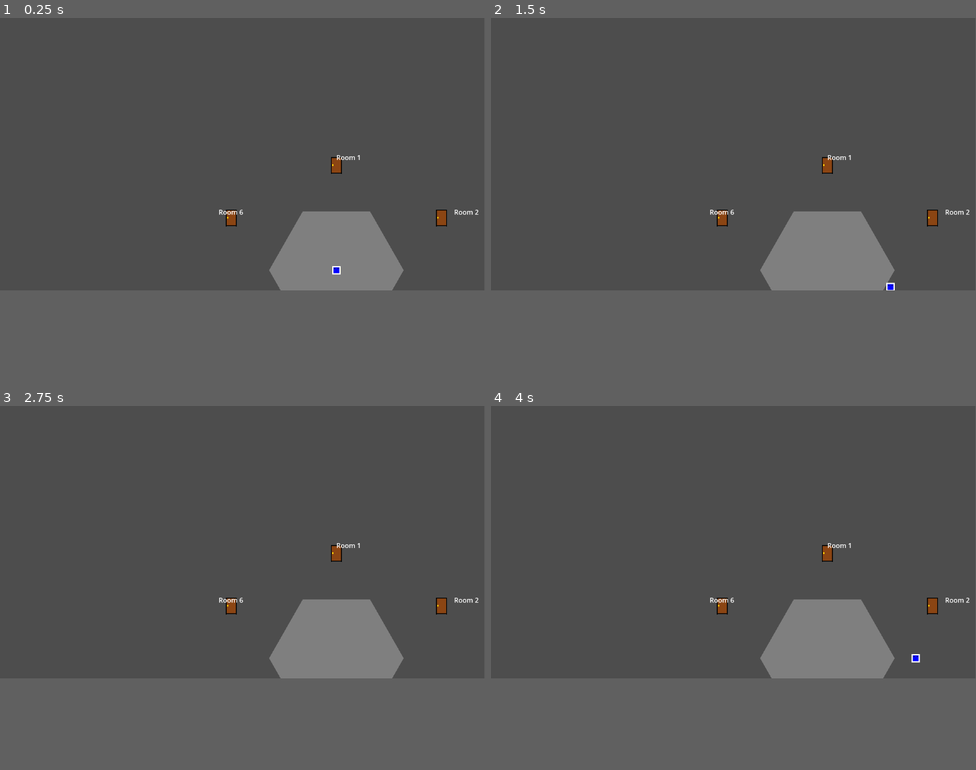
Above: before the commit, frames 1-4 (two rows, left to right).
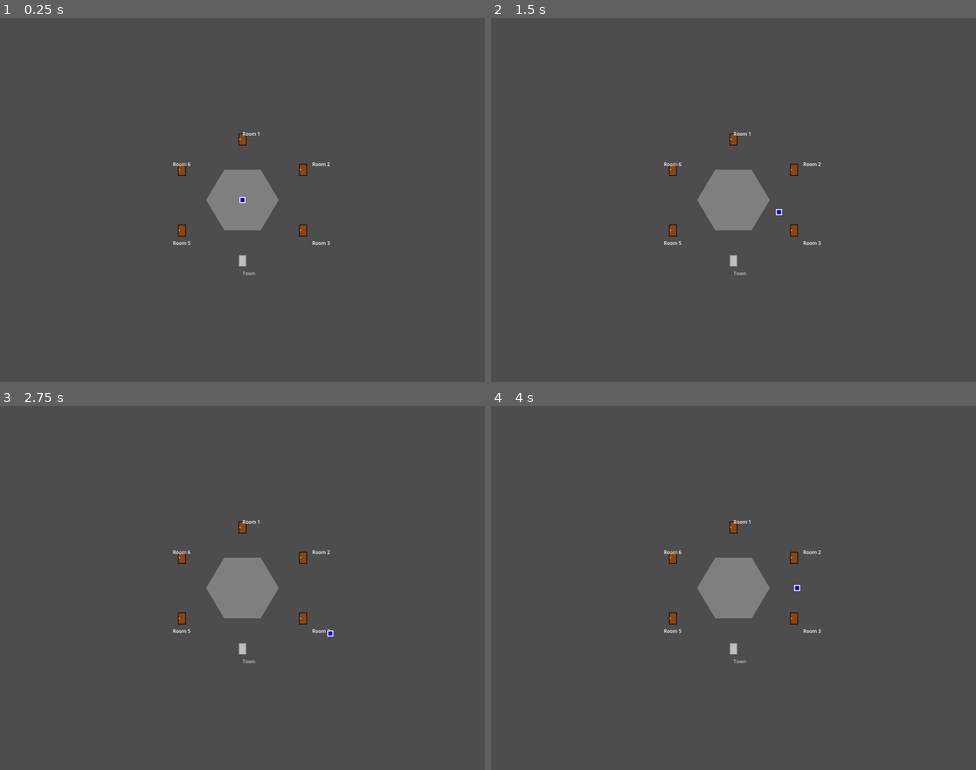
Above: after the commit, the same moments.

Repository: jbaroudi/xibalba-roguelike
Game: Godot game, scene res://HiveHall.tscn
The game is run twice, just before and just after one commit, with the same random seed, the same clock (stepped at 60 frames per second) and the same inputs. This scene is started directly instead of the project's main scene.
Inputs:
- Up to frame 1 (0.25 s): no input
- Up to frame 2 (1.5 s): tap Enter at 0.5 s; hold Right (ui_right) 0.53-1.28 s; tap Space (ui_accept) at 0.77 s; hold Down (ui_down) from 1.28 s (still down)
- Up to frame 3 (2.75 s): tap Space (ui_accept) at 1.52 s; release Down (ui_down) at 2.03 s; hold Right (ui_right) from 2.03 s (still down)
- Up to frame 4 (4 s): tap Space (ui_accept) at 2.75, 3.02, 3.77 s; release Right (ui_right) at 2.78 s; hold Up (ui_up) 2.78-3.53 s; hold Left (ui_left) from 3.53 s (still down)
In our replay, the window is 799x449 before the commit and 800x600 after it. These sizes can differ from the game's own. Grey fills any space a smaller window leaves; there, only what the larger window draws over its background counts as a difference.

The runs differ from the first frame. In frame 1, 7.3% of the frame differs, in the area x 35-99%, y 31-75%; in frame 2, 7.3%; in frame 3, 7.3%; in frame 4, 7.3%.

Commit message:
Fix HiveHall centering, add cameras, and clean up Level0Room references in editor cache

Diff:
--- a/HiveHall.gd
+++ b/HiveHall.gd
@@ -18,12 +18,12 @@
 func add_door_labels():
 	# Add small labels near each door to indicate what they lead to
 	var label_configs = [
-		{"position": Vector2(800, 320), "text": "Room 1", "door": 1},
-		{"position": Vector2(1080, 450), "text": "Room 2", "door": 2},
-		{"position": Vector2(1080, 750), "text": "Room 3", "door": 3},
-		{"position": Vector2(800, 880), "text": "Town", "door": 4},
-		{"position": Vector2(520, 750), "text": "Room 5", "door": 5},
-		{"position": Vector2(520, 450), "text": "Room 6", "door": 6}
+		{"position": Vector2(800, 370), "text": "Room 1", "door": 1},
+		{"position": Vector2(1030, 470), "text": "Room 2", "door": 2},
+		{"position": Vector2(1030, 730), "text": "Room 3", "door": 3},
+		{"position": Vector2(800, 830), "text": "Town", "door": 4},
+		{"position": Vector2(570, 730), "text": "Room 5", "door": 5},
+		{"position": Vector2(570, 470), "text": "Room 6", "door": 6}
 	]
 
 	for config in label_configs:
--- a/HiveHall.tscn
+++ b/HiveHall.tscn
@@ -6,6 +6,10 @@
 
 [node name="HiveHall" type="Node2D"]
 script = ExtResource("1_s6b4t")
+
+[node name="Camera2D" type="Camera2D" parent="."]
+position = Vector2(800, 600)
+enabled = true
 
 [node name="Player" parent="." instance=ExtResource("2_34c1q")]
 position = Vector2(800, 600)
@@ -19,40 +23,40 @@
 [node name="CenterHex" type="Polygon2D" parent="."]
 position = Vector2(800, 600)
 color = Color(0.5, 0.5, 0.5, 1)
-polygon = PackedVector2Array(-80, -140, 80, -140, 160, 0, 80, 140, -80, 140, -160, 0)
+polygon = PackedVector2Array(-60, -100, 60, -100, 120, 0, 60, 100, -60, 100, -120, 0)
 
 [node name="Door1" parent="." instance=ExtResource("3_l8h5f")]
-position = Vector2(800, 350)
+position = Vector2(800, 400)
 door_id = "door1"
 target_scene = "res://RegularRoom.tscn"
 target_room_id = "room_1"
 
 [node name="Door2" parent="." instance=ExtResource("3_l8h5f")]
-position = Vector2(1050, 475)
+position = Vector2(1000, 500)
 door_id = "door2"
 target_scene = "res://RegularRoom.tscn"
 target_room_id = "room_2"
 
 [node name="Door3" parent="." instance=ExtResource("3_l8h5f")]
-position = Vector2(1050, 725)
+position = Vector2(1000, 700)
 door_id = "door3"
 target_scene = "res://RegularRoom.tscn"
 target_room_id = "room_3"
 
 [node name="Door4" parent="." instance=ExtResource("3_l8h5f")]
-position = Vector2(800, 850)
+position = Vector2(800, 800)
 door_id = "door4"
 target_scene = "res://Town.tscn"
 target_room_id = "town"
 
 [node name="Door5" parent="." instance=ExtResource("3_l8h5f")]
-position = Vector2(550, 725)
+position = Vector2(600, 700)
 door_id = "door5"
 target_scene = "res://RegularRoom.tscn"
 target_room_id = "room_5"
 
 [node name="Door6" parent="." instance=ExtResource("3_l8h5f")]
-position = Vector2(550, 475)
+position = Vector2(600, 500)
 door_id = "door6"
 target_scene = "res://RegularRoom.tscn"
 target_room_id = "room_6"
--- a/RegularRoom.tscn
+++ b/RegularRoom.tscn
@@ -6,6 +6,10 @@
 
 [node name="RegularRoom" type="Node2D"]
 script = ExtResource("1_p3hst")
+
+[node name="Camera2D" type="Camera2D" parent="."]
+position = Vector2(800, 600)
+enabled = true
 
 [node name="Player" parent="." instance=ExtResource("2_7lco1")]
 position = Vector2(800, 600)
--- a/Town.tscn
+++ b/Town.tscn
@@ -6,6 +6,10 @@
 
 [node name="Town" type="Node2D"]
 script = ExtResource("1_m8v8m")
+
+[node name="Camera2D" type="Camera2D" parent="."]
+position = Vector2(800, 600)
+enabled = true
 
 [node name="Background" type="ColorRect" parent="."]
 z_index = -10
--- a/project.godot
+++ b/project.godot
@@ -18,6 +18,12 @@
 [autoload]
 
 GameManager="*res://GameManager.gd"
+
+[display]
+
+window/size/viewport_width=1600
+window/size/viewport_height=1200
+window/size/resizable=false
 
 [input]
 
